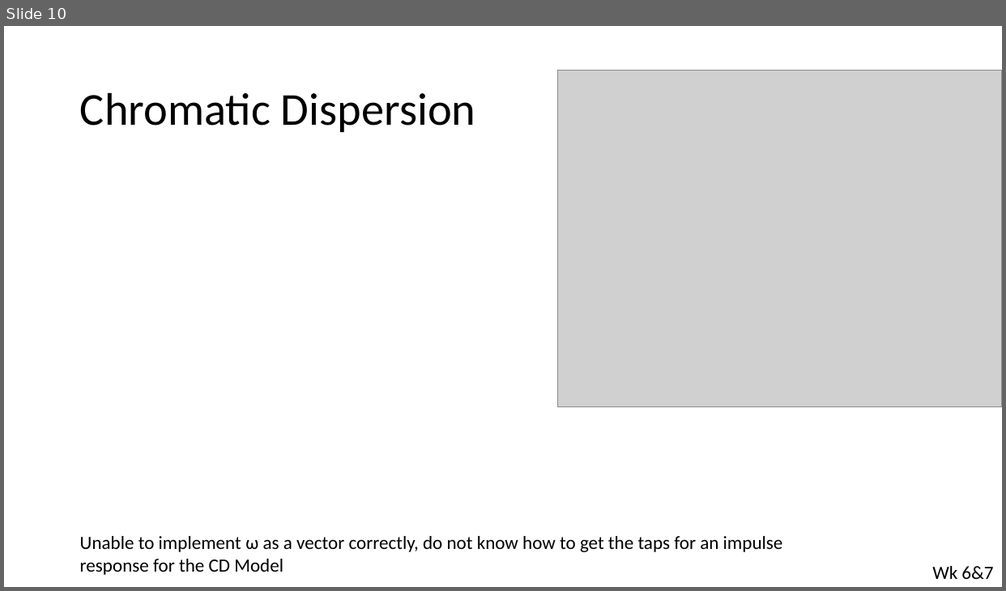
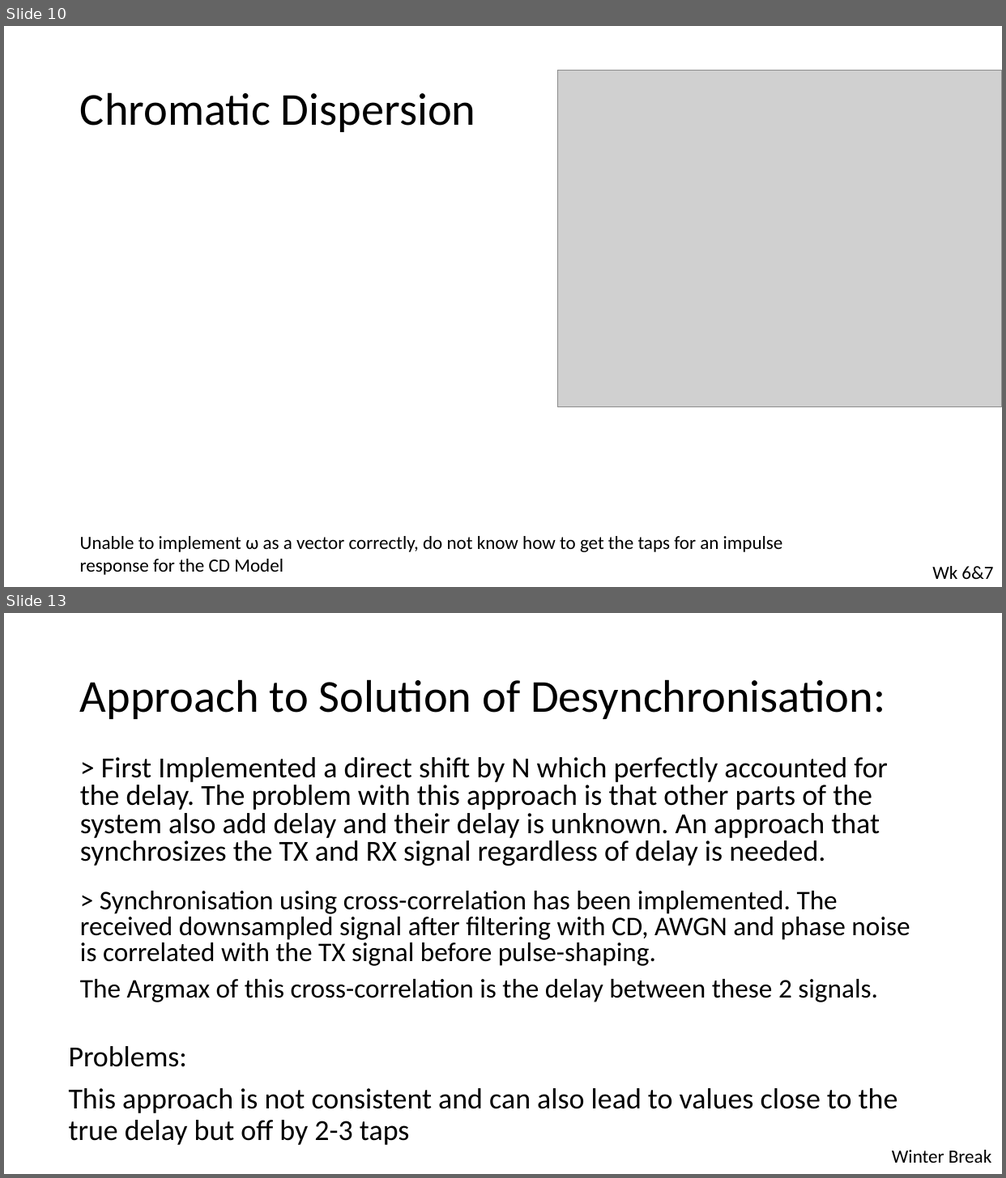
Before and after one commit to Emc54/CoherentTransceivers, a slide deck: Master's meetings presentation.pptx. Shown one above the other, each under a label of ours: slide 10 before the commit, slides 10 and 13 after it; the slides between them are not shown. The pictures are 1006x591 and 1006x1178 pixels, drawn with LibreOffice and Linux fonts; fonts in the diff are those of the drawing; grey boxes stand for pictures. Boxes give left, top, right and bottom in pixels: in the first picture for what was removed or moved away, otherwise in the second. Text is boxed around its words. In the diff, an @@ line names an element or a change of style, - is before the commit and + after.

```diff
--- a/Master's meetings presentation.pptx
+++ b/Master's meetings presentation.pptx
@@ slide 13 added at (4, 613, 1002, 1174), background #FFFFFF @@
@@ title added at (80, 679, 885, 719), 44 pt, text #000000 @@
+Approach to Solution of Desynchronisation:
@@ text added at (80, 757, 888, 866), 28 pt, text #000000 @@
+> First Implemented a direct shift by N which perfectly accounted for the delay. The problem with this approach is that other parts of the system also add delay and their delay is unknown. An approach that synchrosizes the TX and RX signal regardless of delay is needed.
@@ text added at (80, 891, 910, 1003), 25.9 pt, text #000000 @@
+> Synchronisation using cross-correlation has been implemented. The received downsampled signal after filtering with CD, AWGN and phase noise is correlated with the TX signal before pulse-shaping.
+The Argmax of this cross-correlation is the delay between these 2 signals.
@@ text added at (69, 1046, 898, 1145), 28 pt, text #000000 @@
+Problems:
+This approach is not consistent and can also lead to values close to the true delay but off by 2-3 taps
@@ text added at (892, 1150, 991, 1163), 18 pt, text #000000 @@
+Winter Break
```
Also in this commit, not shown: 5 slides changed, 5 other slides added, 2 slides removed, 2 other files.
